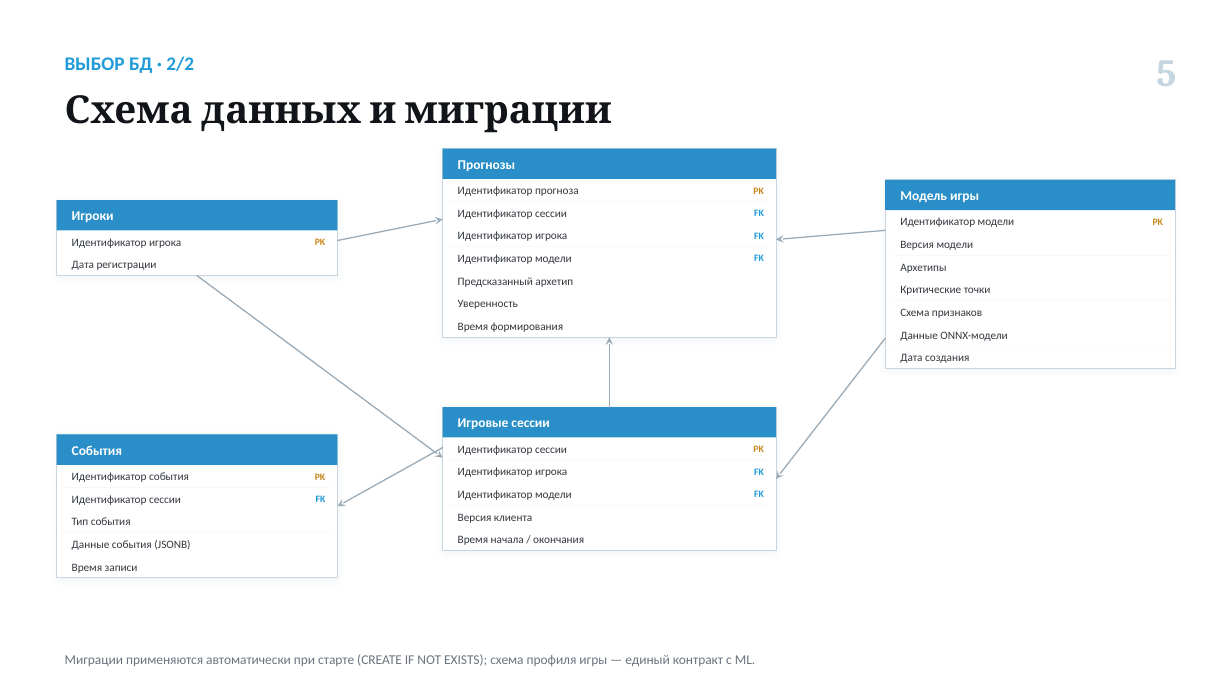
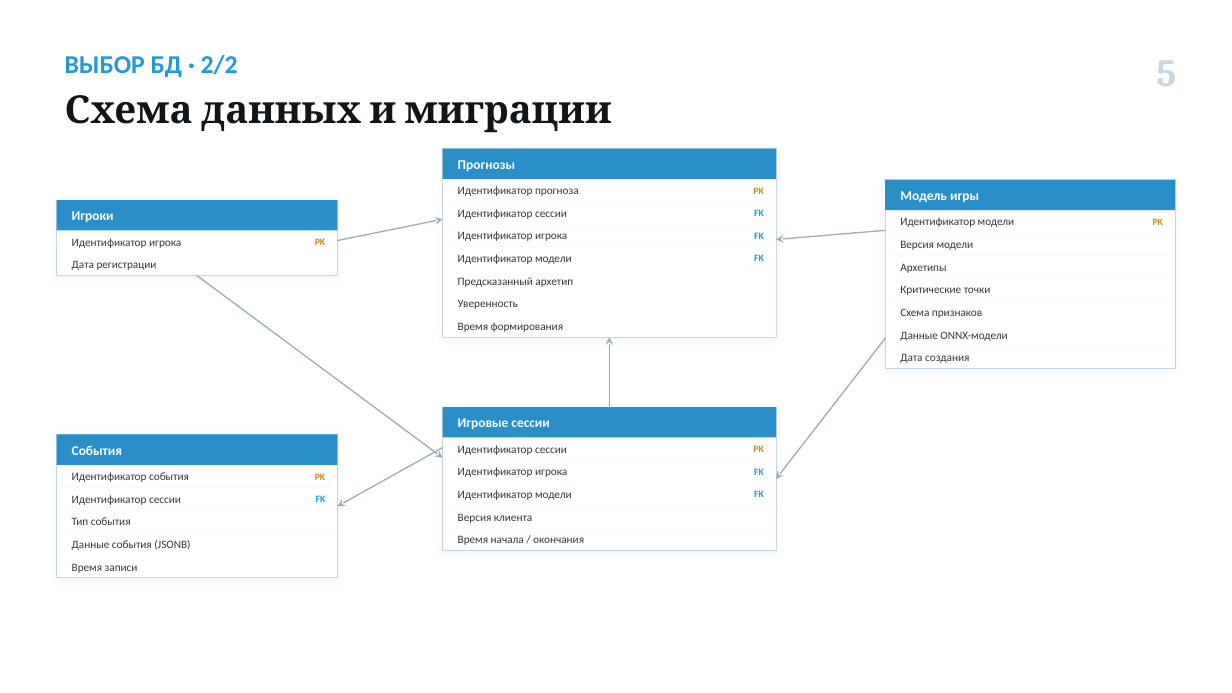
Before and after one commit to Antizi/diplom-Game_Plugs_Ai, a slide deck: slide 5 of presentations/Самигуллин_ВКР_серверное-решение.pptx. Drawn at 1232x693 pixels with LibreOffice and Linux fonts; fonts in the diff are those of the drawing. Boxes give left, top, right and bottom in pixels: in the first picture for what was removed or moved away, otherwise in the second. Text is boxed around its words. In the diff, an @@ line names an element or a change of style, - is before the commit and + after.

```diff
--- a/presentations/Самигуллин_ВКР_серверное-решение.pptx
+++ b/presentations/Самигуллин_ВКР_серверное-решение.pptx
@@ text "ВЫБОР БД · 2/2" at box(65, 55, 238, 77): size 15 to 20 pt @@
@@ text removed at box(65, 654, 755, 666) @@
-Миграции применяются автоматически при старте (CREATE IF NOT EXISTS); схема профиля игры — единый контракт с ML.
```
Also in this commit, not shown: 10 other slides changed, 14 other files.
